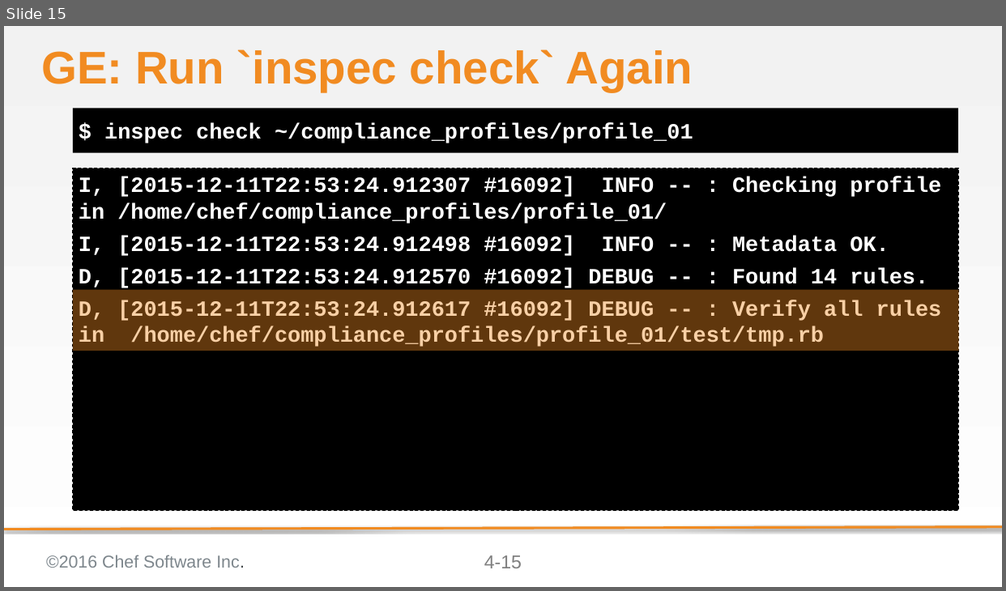
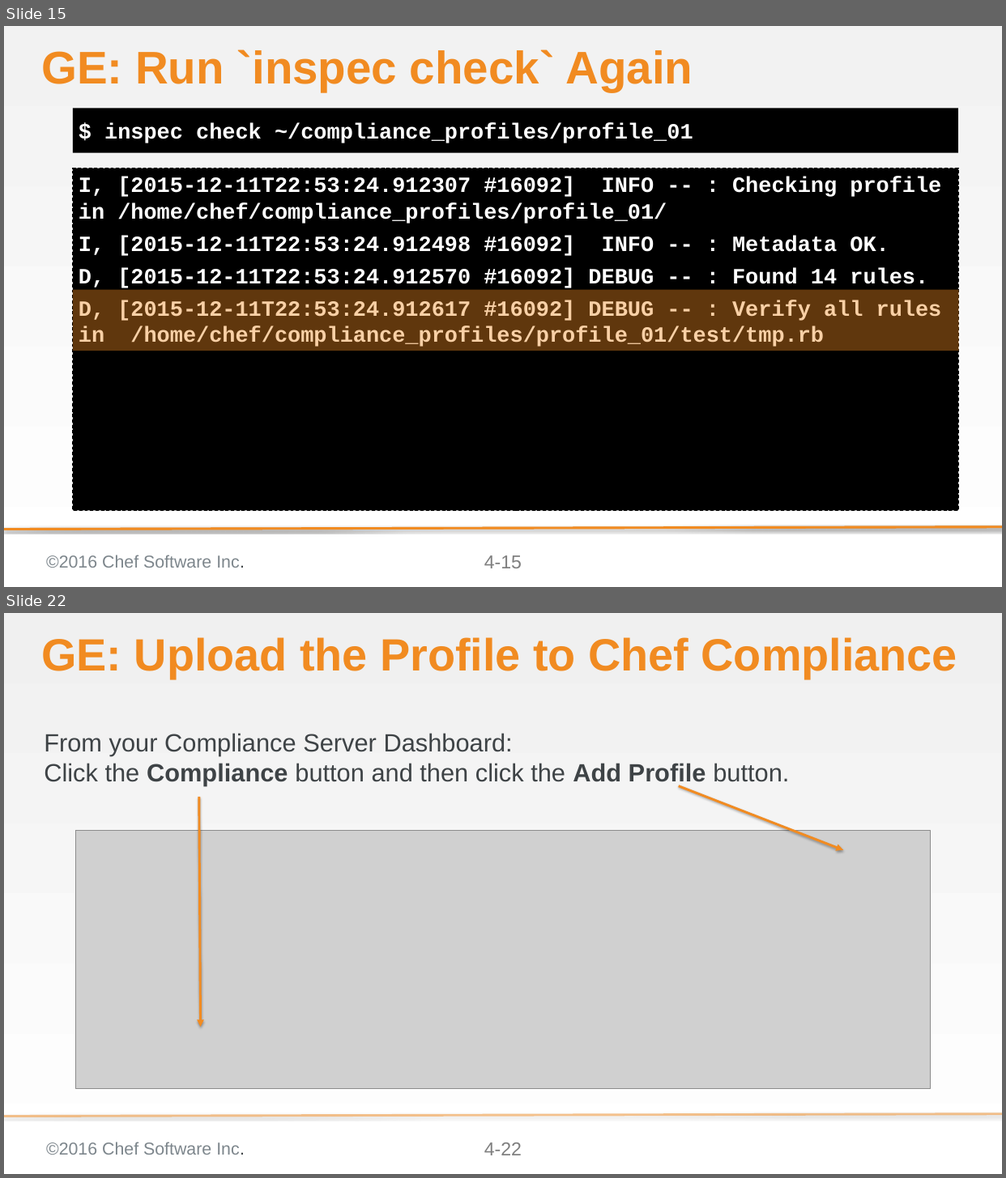
Before and after one commit to bchamby/chef-compliance-installation-configuration-operation, a slide deck: 04-creating-custom-profiles.pptx. Shown one above the other, each under a label of ours: slide 15 before the commit, slides 15 and 22 after it; the slides between them are not shown. The pictures are 1006x591 and 1006x1178 pixels, drawn with LibreOffice and Linux fonts; fonts in the diff are those of the drawing; grey boxes stand for pictures; background and template pictures are left out. Boxes give left, top, right and bottom in pixels: in the first picture for what was removed or moved away, otherwise in the second. Text is boxed around its words. In the diff, an @@ line names an element or a change of style, - is before the commit and + after.

Commit message:
finished custom compliance lab

```diff
--- a/04-creating-custom-profiles.pptx
+++ b/04-creating-custom-profiles.pptx
@@ slide 22 added at bbox=[4, 613, 1002, 1174], background gradient #F0F0F0 to #FFFFFF; not listed: 3 template elements that a slide beside it also shows @@
@@ title added at bbox=[41, 637, 957, 679], 58 pt, text #F18B21, bold @@
+GE: Upload the Profile to Chef Compliance
@@ text added at bbox=[44, 733, 789, 786], 32 pt, text #3E4346 @@
+From your Compliance Server Dashboard:
+Click the Compliance button and then click the Add Profile button.
@@ arrow added from (199, 797) to (201, 1027), #F18B21 3 pt @@
@@ arrow added from (679, 786) to (843, 850), #F18B21 3 pt @@
@@ picture added at bbox=[76, 831, 930, 1089] @@
```
Also in this commit, not shown: 2 slides changed, 11 other slides added, 1 slide removed.
